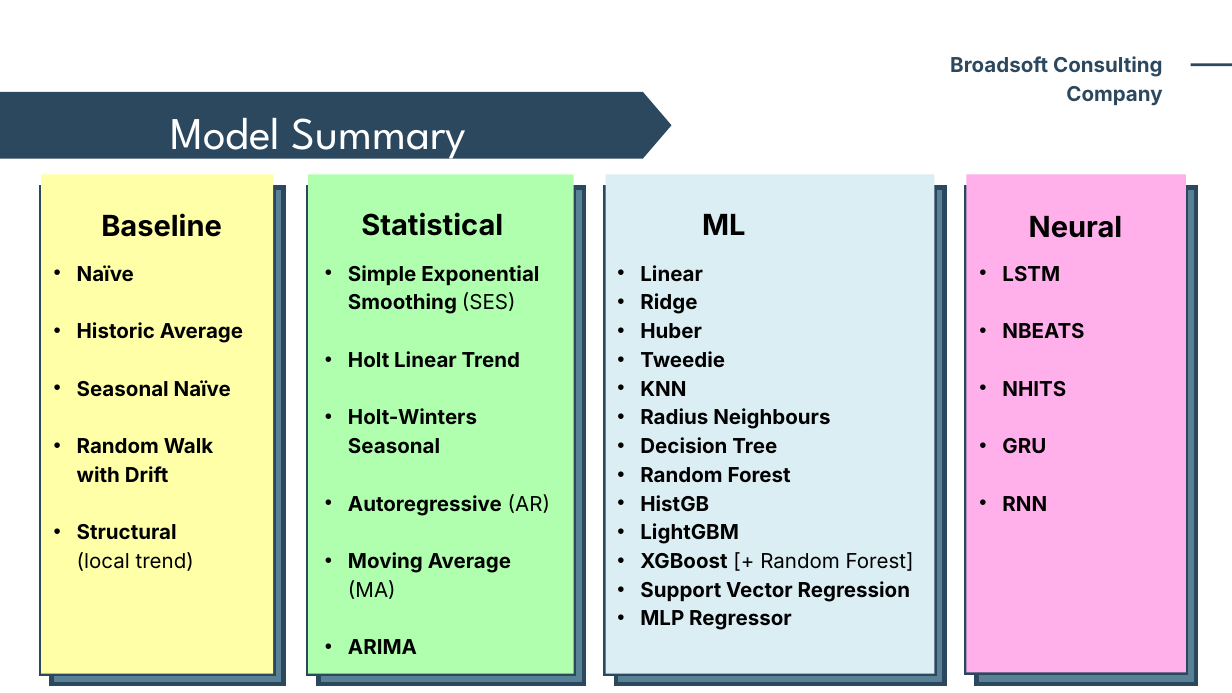
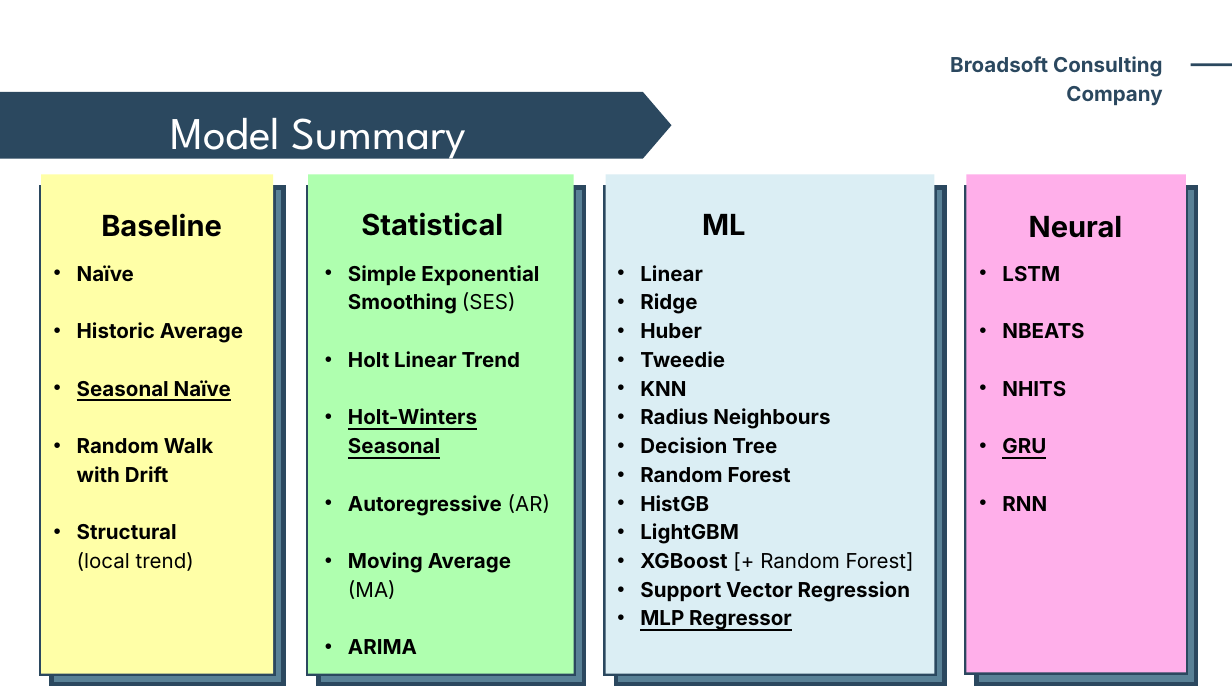
Before and after one commit to smn-krn/TIS3IL-WS25-Project, a slide deck: slide 9 of docs/reports/presentation/Slides_ProjectPitch.pptx. Drawn at 1232x693 pixels with LibreOffice and Linux fonts; fonts in the diff are those of the drawing. Boxes give left, top, right and bottom in pixels: in the first picture for what was removed or moved away, otherwise in the second. Text is boxed around its words. In the diff, an @@ line names an element or a change of style, - is before the commit and + after.

```diff
--- a/docs/reports/presentation/Slides_ProjectPitch.pptx
+++ b/docs/reports/presentation/Slides_ProjectPitch.pptx
@@ text at (77,380,231,401): underline on in "Seasonal Naïve" @@
@@ text at (348,408,477,459): underline on in "Holt-Winters Seasonal" @@
@@ text at (1002,438,1046,459): underline on in "GRU" @@
@@ text at (640,610,791,631): underline on in "MLP Regressor" @@
```
Also in this commit, not shown: 1 other slide changed.
